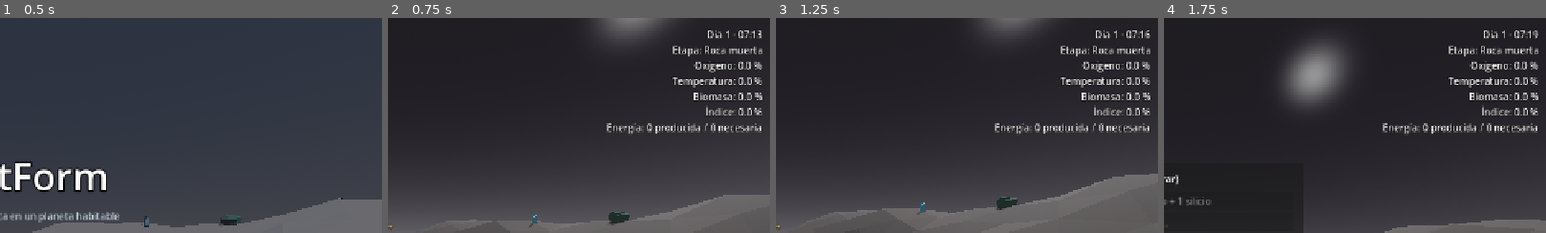
Above: before the commit, frames 1-4 (left to right).
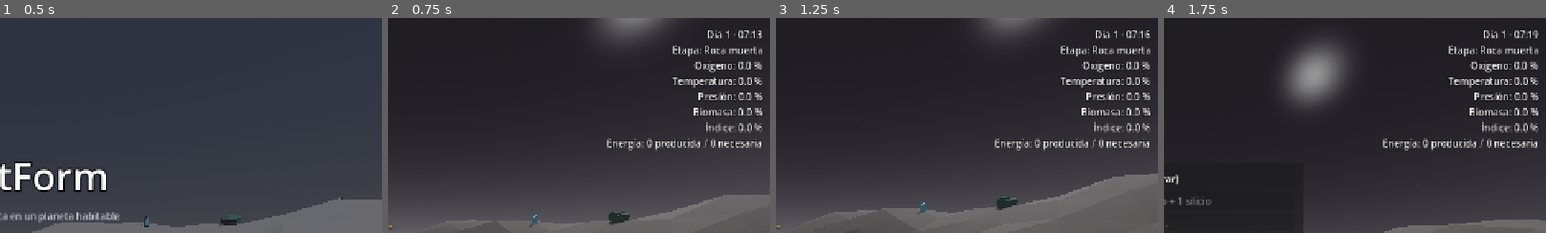
Above: after the commit, the same moments.

Repository: johnlobo/planetform
Game: Godot game, scene res://scenes/main.tscn
Two runs of this game, one before a commit and one after it. Both use one fixed random seed, a clock stepped at 60 frames per second and the inputs below.
Inputs (mouse positions are % of the whole screen's width and height, from its top left):
- Up to frame 1 (0.5 s): no input
- Up to frame 2 (0.75 s): click "Jugar" at 0.5 s
- Up to frame 3 (1.25 s): no input
- Up to frame 4 (1.75 s): tap Enter (ui_accept) at 1.25 s; move the mouse to (55, 50) at 1.27 s; hold W (move_forward) from 1.28 s (still down); hold Tab (craft) from 1.28 s (still down); click (55, 50) at 1.42 s; tap Space (jump) at 1.52 s
The pictures show only the part of the screen within x 50-100%, y 0-50%; the shares and areas given below are measured in that part.

Frame 1 is identical in both runs. In frame 2, 2.4% of the frame differs, in the area x 57-98%, y 34-62%; in frame 3, 2.4%; in frame 4, 2.5%.

Commit message:
Presión y pantallas de terraformación
- Nueva métrica: presión. La sube la perforadora de gases (etapa 0) y el
  compresor atmosférico (Deshielo, triple). Índice: 30 % oxígeno, 30 %
  temperatura, 20 % presión, 20 % biomasa. Las partidas antiguas empiezan
  con la presión que deja el índice igual que antes.
- Pantalla de terraformación (índice, etapa, siguiente etapa y barra por
  métrica) y monitores de oxígeno, calor, presión y biomasa en el menú de
  construcción, con iconos.
- La niebla se espesa con la presión; HUD y README al día.

Co-Authored-By: Claude Opus 5.5 (1M context) <noreply@anthropic.com>
Claude-Session: https://claude.ai/code/session_01A79pv1K92mPhWNjufYWETD

Diff:
--- a/scripts/game_state.gd
+++ b/scripts/game_state.gd
@@ -33,12 +33,14 @@
 	"panel": {"name": "Panel solar", "cost": {"hierro": 2, "silicio": 2}, "kind": "building", "stage": 0},
 	"generador": {"name": "Generador de oxígeno", "cost": {"hierro": 3, "hielo": 2}, "kind": "building", "stage": 0},
 	"calentador": {"name": "Calentador", "cost": {"hierro": 4, "silicio": 1}, "kind": "building", "stage": 1},
+	"perforadora": {"name": "Perforadora de gases", "cost": {"hierro": 3, "silicio": 1, "hielo": 1}, "kind": "building", "stage": 0},
 	"botella": {"name": "Botella de oxígeno", "cost": {"hielo": 1}, "kind": "consumable", "stage": 0},
 	# Deshielo
 	"tanque": {"name": "Tanque de oxígeno", "cost": {"hierro": 2, "cobre": 2}, "kind": "tool", "stage": 2},
 	"turbina": {"name": "Turbina eólica", "cost": {"hierro": 3, "cobre": 2}, "kind": "building", "stage": 2},
 	"generador_avanzado": {"name": "Generador avanzado", "cost": {"hierro": 4, "cobre": 3, "hielo": 3}, "kind": "building", "stage": 2},
 	"calentador_avanzado": {"name": "Calentador avanzado", "cost": {"hierro": 4, "cobre": 3, "silicio": 2}, "kind": "building", "stage": 2},
+	"compresor": {"name": "Compresor atmosférico", "cost": {"hierro": 4, "cobre": 3, "silicio": 2}, "kind": "building", "stage": 2},
 	"semillas": {"name": "Semillas de musgo", "cost": {"agua": 1, "silicio": 1}, "kind": "consumable", "stage": 2},
 	"guiso": {"name": "Guiso", "cost": {"verdura": 3, "agua": 1}, "kind": "consumable", "stage": 2},
 	"musgo": {"name": "Musgo", "cost": {"semillas": 1}, "kind": "building", "stage": 2},
@@ -49,14 +51,21 @@
 	"puerta": {"name": "Puerta", "cost": {"hierro": 2}, "kind": "fitting", "stage": 0},
 	"ventana": {"name": "Ventana", "cost": {"hierro": 1, "silicio": 2}, "kind": "fitting", "stage": 0},
 	"taquilla": {"name": "Taquilla", "cost": {"hierro": 3}, "kind": "building", "stage": 0},
+	# Pantallas que muestran cómo va el planeta.
+	"pantalla": {"name": "Pantalla de terraformación", "cost": {"hierro": 2, "silicio": 2}, "kind": "building", "stage": 0},
+	"monitor_oxigeno": {"name": "Monitor de oxígeno", "cost": {"hierro": 1, "silicio": 1}, "kind": "building", "stage": 0},
+	"monitor_calor": {"name": "Monitor de calor", "cost": {"hierro": 1, "silicio": 1}, "kind": "building", "stage": 0},
+	"monitor_presion": {"name": "Monitor de presión", "cost": {"hierro": 1, "silicio": 1}, "kind": "building", "stage": 0},
+	"monitor_biomasa": {"name": "Monitor de biomasa", "cost": {"hierro": 1, "silicio": 1}, "kind": "building", "stage": 0},
 }
 
 # Recetas que se colocan en el mundo en vez de ir al inventario.
 const PLACEABLE_KINDS := ["building", "module", "fitting"]
 
 # Efecto de cada construcción: energía que da (+) o gasta (-) y cuánto sube
-# cada métrica del planeta, en múltiplos de MACHINE_RATE. "solar" = no da
-# energía de noche. Lo que no gasta energía (el musgo) funciona siempre.
+# cada métrica del planeta, en múltiplos de MACHINE_RATE (la que no se pone
+# es 0). "solar" = no da energía de noche. Lo que no gasta energía (el musgo)
+# funciona siempre.
 const MACHINES := {
 	"panel": {"energy": 1, "oxygen": 0, "temperature": 0, "biomass": 0, "solar": true},
 	"turbina": {"energy": 3, "oxygen": 0, "temperature": 0, "biomass": 0},
@@ -64,6 +73,9 @@
 	"calentador": {"energy": -1, "oxygen": 0, "temperature": 1, "biomass": 0},
 	"generador_avanzado": {"energy": -2, "oxygen": 3, "temperature": 0, "biomass": 0},
 	"calentador_avanzado": {"energy": -2, "oxygen": 0, "temperature": 3, "biomass": 0},
+	# Presión: la perforadora saca gases del subsuelo; el compresor, el triple.
+	"perforadora": {"energy": -1, "oxygen": 0, "temperature": 0, "biomass": 0, "pressure": 1},
+	"compresor": {"energy": -2, "oxygen": 0, "temperature": 0, "biomass": 0, "pressure": 3},
 	# Guarda recursos: "storage" es cuántas unidades caben.
 	"taquilla": {"energy": 0, "oxygen": 0, "temperature": 0, "biomass": 0, "storage": 50},
 	# Deshielo: el musgo crece solo; el bancal, más rápido pero con energía.
@@ -73,7 +85,18 @@
 	"bomba": {"energy": -1, "oxygen": 0, "temperature": 0, "biomass": 0, "storage": 20, "produces": "agua", "produce_time": 6.0},
 	# El bancal, además de subir la biomasa, da verduras para comer.
 	"cultivo": {"energy": -1, "oxygen": 0, "temperature": 0, "biomass": 3, "storage": 12, "produces": "verdura", "produce_time": 20.0},
+	# Pantallas: no gastan energía. "display" es lo que enseñan: una métrica
+	# o "index" para el índice con todas las métricas.
+	"pantalla": {"energy": 0, "oxygen": 0, "temperature": 0, "biomass": 0, "display": "index"},
+	"monitor_oxigeno": {"energy": 0, "oxygen": 0, "temperature": 0, "biomass": 0, "display": "oxygen"},
+	"monitor_calor": {"energy": 0, "oxygen": 0, "temperature": 0, "biomass": 0, "display": "temperature"},
+	"monitor_presion": {"energy": 0, "oxygen": 0, "temperature": 0, "biomass": 0, "display": "pressure"},
+	"monitor_biomasa": {"energy": 0, "oxygen": 0, "temperature": 0, "biomass": 0, "display": "biomass"},
 }
+
+# Métricas del planeta, en el orden en que salen en la interfaz.
+const METRICS := ["oxygen", "temperature", "pressure", "biomass"]
+const METRIC_NAMES := {"oxygen": "Oxígeno", "temperature": "Temperatura", "pressure": "Presión", "biomass": "Biomasa"}
 
 # Comida: cuánto quita el hambre cada cosa. Al comer (F) se toma la primera
 # de esta lista que haya en la mochila.
@@ -106,7 +129,7 @@
 const START_RATIONS := 5
 # Peso de cada métrica en el índice de terraformación. Sin biomasa se llega
 # como mucho al 80 %: para que el planeta sea habitable hacen falta plantas.
-const INDEX_WEIGHTS := {"oxygen": 0.4, "temperature": 0.4, "biomass": 0.2}
+const INDEX_WEIGHTS := {"oxygen": 0.3, "temperature": 0.3, "pressure": 0.2, "biomass": 0.2}
 # Día y noche
 const DAY_LENGTH := 240.0 # segundos por día completo
 const START_TIME := 0.3 # 0 = medianoche, 0.5 = mediodía
@@ -130,6 +153,7 @@
 var oxygen := 0.0
 var temperature := 0.0
 var biomass := 0.0
+var pressure := 0.0
 var player_oxygen := PLAYER_O2_MAX
 var stage := 0
 var finished := false
@@ -185,9 +209,8 @@
 	if finished or dead:
 		return
 	if not machine_counts.is_empty():
-		oxygen = minf(100.0, oxygen + _rate("oxygen") * delta)
-		temperature = minf(100.0, temperature + _rate("temperature") * delta)
-		biomass = minf(100.0, biomass + _rate("biomass") * delta)
+		for metric in METRICS:
+			set(metric, minf(100.0, float(get(metric)) + metric_rate(metric) * delta))
 		planet_changed.emit()
 		_update_stage()
 
@@ -331,8 +354,10 @@
 
 
 func terraform_index() -> float:
-	return oxygen * INDEX_WEIGHTS["oxygen"] + temperature * INDEX_WEIGHTS["temperature"] \
-			+ biomass * INDEX_WEIGHTS["biomass"]
+	var index := 0.0
+	for metric in METRICS:
+		index += float(get(metric)) * INDEX_WEIGHTS[metric]
+	return index
 
 
 func player_o2_max() -> float:
@@ -365,11 +390,11 @@
 
 ## Puntos por segundo que suben la métrica. Las máquinas que gastan energía
 ## van al ritmo de la energía que reciben; las que no la gastan, siempre.
-func _rate(metric: String) -> float:
+func metric_rate(metric: String) -> float:
 	var ratio := energy_ratio()
 	var total := 0.0
 	for kind in machine_counts:
-		var amount := float(MACHINES[kind][metric]) * int(machine_counts[kind])
+		var amount := float(MACHINES[kind].get(metric, 0)) * int(machine_counts[kind])
 		if int(MACHINES[kind]["energy"]) < 0:
 			amount *= ratio
 		total += amount
@@ -543,6 +568,7 @@
 		"oxygen": oxygen,
 		"temperature": temperature,
 		"biomass": biomass,
+		"pressure": pressure,
 		"player_oxygen": player_oxygen,
 		"stage": stage,
 		"time_of_day": time_of_day,
@@ -587,6 +613,9 @@
 	oxygen = float(data.get("oxygen", 0.0))
 	temperature = float(data.get("temperature", 0.0))
 	biomass = float(data.get("biomass", 0.0))
+	# Una partida de antes de la presión empieza con la que deja el índice
+	# igual que antes (pesaban 40 % el oxígeno y la temperatura).
+	pressure = float(data.get("pressure", minf(100.0, (oxygen + temperature) / 2.0)))
 	player_oxygen = float(data.get("player_oxygen", PLAYER_O2_MAX))
 	stage = int(data.get("stage", 0))
 	time_of_day = float(data.get("time_of_day", START_TIME))
@@ -634,6 +663,7 @@
 	oxygen = 0.0
 	temperature = 0.0
 	biomass = 0.0
+	pressure = 0.0
 	player_oxygen = PLAYER_O2_MAX
 	stage = 0
 	finished = false
--- a/scripts/hud.gd
+++ b/scripts/hud.gd
@@ -7,7 +7,7 @@
 
 const MESSAGE_TIME := 4.0
 const ICON_SIZE := 96
-const BUILD_COLUMNS := 5
+const BUILD_COLUMNS := 7
 const MODE_COLORS := {
 	"recoger": Color(1.0, 0.85, 0.55),
 	"construir": Color(0.55, 0.88, 1.0),
@@ -166,8 +166,8 @@
 	elif _open_panel == locker_panel and _locker.stored_total() != _locker_total:
 		# La bomba y el bancal siguen produciendo con el panel abierto.
 		_refresh_locker()
-	planet_label.text = Game.clock_text() + ("  (noche)" if Game.is_night() else "") + "\nEtapa: %s\nOxígeno: %.1f %%\nTemperatura: %.1f %%\nBiomasa: %.1f %%\nÍndice: %.1f %%\nEnergía: %d producida / %d necesaria" % [
-		Game.STAGES[Game.stage]["name"], Game.oxygen, Game.temperature, Game.biomass,
+	planet_label.text = Game.clock_text() + ("  (noche)" if Game.is_night() else "") + "\nEtapa: %s\nOxígeno: %.1f %%\nTemperatura: %.1f %%\nPresión: %.1f %%\nBiomasa: %.1f %%\nÍndice: %.1f %%\nEnergía: %d producida / %d necesaria" % [
+		Game.STAGES[Game.stage]["name"], Game.oxygen, Game.temperature, Game.pressure, Game.biomass,
 		Game.terraform_index(), Game.energy_supply(), Game.energy_demand()]
 	if message_timer > 0.0:
 		message_timer -= delta
@@ -420,6 +420,11 @@
 				tip += "\nDa %d de energía" % energy
 			elif energy < 0:
 				tip += "\nGasta %d de energía" % -energy
+			for metric in Game.METRICS:
+				if float(Game.MACHINES[id].get(metric, 0)) > 0.0:
+					tip += "\nSube: %s" % String(Game.METRIC_NAMES[metric]).to_lower()
+			if Game.MACHINES[id].has("display"):
+				tip += "\nMuestra cómo va el planeta"
 		button.tooltip_text = tip
 		var box := VBoxContainer.new()
 		box.set_anchors_and_offsets_preset(Control.PRESET_FULL_RECT)
--- a/scripts/icons.gd
+++ b/scripts/icons.gd
@@ -89,6 +89,9 @@
 	var machine := Machine.new()
 	machine.setup(kind)
 	machine.set_process(false)
+	if Game.MACHINES[kind].has("display"):
+		# Barras a medias para que se vea que es una pantalla.
+		machine.update_screen(0.6)
 	# Sin colisión: en este mundo aparte no tiene nada con lo que chocar.
 	machine.collision_layer = 0
 	return machine
--- a/scripts/machine.gd
+++ b/scripts/machine.gd
@@ -1,6 +1,6 @@
 extends StaticBody3D
 ## Construcción colocada por el jugador (panel, generador, calentador,
-## taquilla, musgo, bomba de agua...).
+## taquilla, musgo, bomba de agua, pantallas...).
 
 var kind := "panel"
 ## Entrada de Game.machines que se guarda con la partida. En las taquillas
@@ -9,6 +9,9 @@
 ## Caja que ocupa en el suelo (ancho, alto, fondo), para comprobar dónde cabe.
 var footprint := Vector3.ONE
 var _spinner: Node3D
+# Pieza que gira sobre el eje vertical (broca de la perforadora, ventilador
+# del compresor).
+var _rotor: Node3D
 # La bomba de agua: cabezal que sube y baja.
 var _piston: Node3D
 # Segundos acumulados de producción (agua de la bomba, verduras del bancal).
@@ -18,6 +21,21 @@
 # El musgo nace pequeño y crece hasta su tamaño en GROW_TIME segundos.
 var _growth := 1.0
 const GROW_TIME := 40.0
+# Pantallas: barras que se rellenan, [{"metric", "fill", "left", "width"}]
+# (con "value", el texto con la cifra), y textos que cambian.
+var _bars: Array = []
+var _screen_title: Label3D
+var _screen_value: Label3D
+var _screen_rate: Label3D
+var _screen_time := 0.0
+const SCREEN_REFRESH := 0.25 # segundos entre actualizaciones de la pantalla
+const METRIC_COLORS := {
+	"index": Color(1.0, 0.85, 0.4),
+	"oxygen": Color(0.4, 0.85, 1.0),
+	"temperature": Color(1.0, 0.55, 0.2),
+	"pressure": Color(0.75, 0.6, 1.0),
+	"biomass": Color(0.45, 0.9, 0.35),
+}
 
 
 func setup(machine_kind: String) -> void:
@@ -90,6 +108,118 @@
 			material.emission_enabled = true
 			material.emission = Color(0.8, 0.25, 0.05)
 			shape.size = Vector3(2.0, 2.4, 2.0)
+		"perforadora":
+			# Torre de perforación con la broca girando y un respiradero de gas.
+			var base := BoxMesh.new()
+			base.size = Vector3(1.6, 0.3, 1.6)
+			mesh_instance.mesh = base
+			mesh_instance.position.y = 0.15
+			material.albedo_color = Color(0.45, 0.47, 0.5)
+			shape.size = Vector3(1.6, 3.0, 1.6)
+			var frame := StandardMaterial3D.new()
+			frame.albedo_color = Color(0.95, 0.7, 0.15)
+			for corner in [Vector3(-0.6, 0, -0.6), Vector3(0.6, 0, -0.6), Vector3(-0.6, 0, 0.6), Vector3(0.6, 0, 0.6)]:
+				var leg := BoxMesh.new()
+				leg.size = Vector3(0.1, 2.7, 0.1)
+				var part := _mesh(leg, Vector3(corner.x * 0.67, 1.6, corner.z * 0.67), frame)
+				# Patas inclinadas hacia el centro: torre en forma de pirámide.
+				part.rotation = Vector3(-corner.z * 0.25, 0, corner.x * 0.25)
+			_detail(Vector3(0.5, 0.15, 0.5), Vector3(0, 2.95, 0), frame)
+			_rotor = Node3D.new()
+			_rotor.position.y = 0.3
+			add_child(_rotor)
+			var bit := CylinderMesh.new()
+			bit.top_radius = 0.12
+			bit.bottom_radius = 0.03
+			bit.height = 2.4
+			bit.radial_segments = 5
+			var steel := StandardMaterial3D.new()
+			steel.albedo_color = Color(0.7, 0.72, 0.75)
+			steel.metallic = 0.6
+			_mesh(bit, Vector3(0, 1.1, 0), steel, _rotor)
+			var arm := BoxMesh.new()
+			arm.size = Vector3(0.5, 0.06, 0.06)
+			_mesh(arm, Vector3(0, 2.2, 0), frame, _rotor)
+			var gas := StandardMaterial3D.new()
+			gas.albedo_color = Color(0.75, 0.6, 1.0)
+			gas.emission_enabled = true
+			gas.emission = Color(0.45, 0.3, 0.8)
+			var vent := CylinderMesh.new()
+			vent.top_radius = 0.12
+			vent.bottom_radius = 0.16
+			vent.height = 0.8
+			vent.radial_segments = 6
+			_mesh(vent, Vector3(0.6, 0.7, 0.6), material)
+			var glow := CylinderMesh.new()
+			glow.top_radius = 0.1
+			glow.bottom_radius = 0.1
+			glow.height = 0.05
+			glow.radial_segments = 6
+			_mesh(glow, Vector3(0.6, 1.11, 0.6), gas)
+		"compresor":
+			# Dos tanques tumbados y un ventilador grande encima.
+			var plinth := BoxMesh.new()
+			plinth.size = Vector3(2.2, 0.4, 1.8)
+			mesh_instance.mesh = plinth
+			mesh_instance.position.y = 0.2
+			material.albedo_color = Color(0.4, 0.42, 0.48)
+			shape.size = Vector3(2.2, 2.4, 1.8)
+			var tank_material := StandardMaterial3D.new()
+			tank_material.albedo_color = Color(0.6, 0.5, 0.85)
+			tank_material.metallic = 0.4
+			tank_material.roughness = 0.45
+			for sz in [-0.45, 0.45]:
+				var tank := CapsuleMesh.new()
+				tank.radius = 0.38
+				tank.height = 2.0
+				tank.radial_segments = 8
+				tank.rings = 2
+				var part := _mesh(tank, Vector3(0, 0.8, sz), tank_material)
+				part.rotation_degrees.z = 90.0
+			var housing := CylinderMesh.new()
+			housing.top_radius = 0.65
+			housing.bottom_radius = 0.65
+			housing.height = 0.5
+			housing.radial_segments = 8
+			_mesh(housing, Vector3(0, 1.6, 0), material)
+			_rotor = Node3D.new()
+			_rotor.position.y = 1.9
+			add_child(_rotor)
+			var light_metal := StandardMaterial3D.new()
+			light_metal.albedo_color = Color(0.85, 0.87, 0.9)
+			for i in 3:
+				var blade := BoxMesh.new()
+				blade.size = Vector3(1.1, 0.04, 0.22)
+				var part := _mesh(blade, Vector3.ZERO, light_metal, _rotor)
+				part.rotation_degrees = Vector3(12.0, i * 60.0, 0)
+			var gas := StandardMaterial3D.new()
+			gas.albedo_color = Color(0.75, 0.6, 1.0)
+			gas.emission_enabled = true
+			gas.emission = Color(0.45, 0.3, 0.8)
+			_detail(Vector3(0.5, 0.12, 0.04), Vector3(0, 0.25, -0.91), gas)
+		"pantalla":
+			mesh_instance.mesh = _build_screen(Vector2(1.8, 1.2), 1.7, material)
+			mesh_instance.position.y = mesh_instance.mesh.size.y / 2.0
+			shape.size = Vector3(1.9, 2.4, 0.4)
+			_screen_title = _screen_label("", Vector2(0, 0.48), 34, HORIZONTAL_ALIGNMENT_CENTER)
+			_screen_value = _screen_label("", Vector2(-0.82, 0.3), 30, HORIZONTAL_ALIGNMENT_LEFT)
+			_add_bar("index", Vector2(-0.82, 0.16), 1.64, 0.1)
+			for i in Game.METRICS.size():
+				var metric: String = Game.METRICS[i]
+				var y := -0.03 - i * 0.15
+				_screen_label(Game.METRIC_NAMES[metric], Vector2(-0.82, y), 24, HORIZONTAL_ALIGNMENT_LEFT, METRIC_COLORS[metric])
+				_add_bar(metric, Vector2(-0.3, y), 0.82, 0.07)
+				_bars[-1]["value"] = _screen_label("", Vector2(0.82, y), 24, HORIZONTAL_ALIGNMENT_RIGHT, METRIC_COLORS[metric])
+		"monitor_oxigeno", "monitor_calor", "monitor_presion", "monitor_biomasa":
+			mesh_instance.mesh = _build_screen(Vector2(1.0, 0.75), 1.45, material)
+			mesh_instance.position.y = mesh_instance.mesh.size.y / 2.0
+			shape.size = Vector3(1.1, 1.9, 0.4)
+			var metric := String(Game.MACHINES[kind]["display"])
+			var color: Color = METRIC_COLORS[metric]
+			_screen_title = _screen_label(String(Game.METRIC_NAMES[metric]).to_upper(), Vector2(0, 0.26), 30, HORIZONTAL_ALIGNMENT_CENTER, color)
+			_screen_value = _screen_label("", Vector2(0, 0.07), 64, HORIZONTAL_ALIGNMENT_CENTER, color)
+			_add_bar(metric, Vector2(-0.4, -0.13), 0.8, 0.08)
+			_screen_rate = _screen_label("", Vector2(0, -0.27), 22, HORIZONTAL_ALIGNMENT_CENTER)
 		"taquilla":
 			var cabinet := BoxMesh.new()
 			cabinet.size = Vector3(0.8, 1.9, 0.6)
@@ -199,6 +329,8 @@
 	collision.position.y = shape.size.y / 2.0
 	add_child(collision)
 	footprint = shape.size
+	if Game.MACHINES[kind].has("display"):
+		update_screen()
 
 
 ## Puertas, rendijas, tiradores y una franja naranja en el frente (-Z).
@@ -219,10 +351,106 @@
 	_detail(Vector3(0.82, 0.08, 0.62), Vector3(0, 0.12, 0), accent)
 
 
-func _detail(size: Vector3, pos: Vector3, material: Material) -> void:
+func _detail(size: Vector3, pos: Vector3, material: Material) -> MeshInstance3D:
 	var box := BoxMesh.new()
 	box.size = size
-	_mesh(box, pos, material)
+	return _mesh(box, pos, material)
+
+
+# Altura del centro de la pantalla que se está construyendo, para colocar
+# textos y barras relativos a él.
+var _screen_center := 0.0
+
+
+## Marco, cristal oscuro y peana de una pantalla de tamaño "size" con el
+## centro a la altura "center". La cara que se mira es la delantera (-Z).
+## Devuelve el poste, que es la malla principal con el material dado.
+func _build_screen(size: Vector2, center: float, material: StandardMaterial3D) -> BoxMesh:
+	_screen_center = center
+	material.albedo_color = Color(0.35, 0.38, 0.42)
+	material.metallic = 0.3
+	var frame := StandardMaterial3D.new()
+	frame.albedo_color = Color(0.22, 0.24, 0.27)
+	_detail(Vector3(size.x + 0.1, size.y + 0.1, 0.12), Vector3(0, center, 0), frame)
+	var foot := StandardMaterial3D.new()
+	foot.albedo_color = Color(0.3, 0.32, 0.36)
+	_detail(Vector3(0.6, 0.06, 0.4), Vector3(0, 0.03, 0), foot)
+	var glass := StandardMaterial3D.new()
+	glass.albedo_color = Color(0.03, 0.06, 0.09)
+	glass.emission_enabled = true
+	glass.emission = Color(0.02, 0.05, 0.08)
+	glass.roughness = 0.2
+	_detail(Vector3(size.x, size.y, 0.01), Vector3(0, center, -0.065), glass)
+	var post := BoxMesh.new()
+	post.size = Vector3(0.12, center - size.y / 2.0, 0.12)
+	return post
+
+
+## Texto en la cara de la pantalla. "pos" va relativa al centro de la pantalla.
+func _screen_label(text: String, pos: Vector2, size: int, align: HorizontalAlignment,
+		color := Color(0.85, 0.92, 1.0)) -> Label3D:
+	var label := Label3D.new()
+	label.text = text
+	label.font_size = size
+	label.pixel_size = 0.0025
+	label.outline_size = 0
+	label.modulate = color
+	label.horizontal_alignment = align
+	label.double_sided = false
+	# Label3D mira hacia +Z; se gira para que se lea desde delante (-Z).
+	label.rotation_degrees.y = 180.0
+	# "pos" es como se ve de frente: con el giro, su x va al revés en el modelo.
+	label.position = Vector3(-pos.x, _screen_center + pos.y, -0.075)
+	add_child(label)
+	return label
+
+
+## Barra horizontal que empieza en "pos" (borde izquierdo, visto de frente).
+func _add_bar(metric: String, pos: Vector2, width: float, height: float) -> void:
+	var back := StandardMaterial3D.new()
+	back.albedo_color = Color(0.12, 0.15, 0.2)
+	back.shading_mode = BaseMaterial3D.SHADING_MODE_UNSHADED
+	# Vista de frente la x crece hacia la izquierda del modelo: se invierte.
+	var left := -pos.x
+	_detail(Vector3(width, height, 0.01), Vector3(left - width / 2.0, _screen_center + pos.y, -0.072), back)
+	var color: Color = METRIC_COLORS[metric]
+	var bright := StandardMaterial3D.new()
+	bright.albedo_color = color
+	bright.shading_mode = BaseMaterial3D.SHADING_MODE_UNSHADED
+	var fill := _detail(Vector3(width, height, 0.01), Vector3(left, _screen_center + pos.y, -0.078), bright)
+	_bars.append({"metric": metric, "fill": fill, "left": left, "width": width})
+
+
+## Pone al día textos y barras. "sample" (0 a 1) rellena todo a ese valor,
+## para los iconos del menú.
+func update_screen(sample := -1.0) -> void:
+	for bar in _bars:
+		var metric := String(bar["metric"])
+		var value := sample * 100.0 if sample >= 0.0 else _metric_value(metric)
+		var part := clampf(value / 100.0, 0.0, 1.0)
+		var fill: MeshInstance3D = bar["fill"]
+		fill.visible = part > 0.0
+		fill.scale.x = maxf(part, 0.001)
+		fill.position.x = float(bar["left"]) - float(bar["width"]) * part / 2.0
+		if bar.has("value"):
+			bar["value"].text = "%d %%" % floori(value)
+	var display := String(Game.MACHINES[kind]["display"])
+	var value := sample * 100.0 if sample >= 0.0 else _metric_value(display)
+	if display == "index":
+		var stage: int = Game.stage
+		_screen_title.text = "TERRAFORMACIÓN · %s" % Game.STAGES[stage]["name"]
+		if stage + 1 < Game.STAGES.size():
+			_screen_value.text = "Índice %.1f %%  ·  %s al %d %%" % [value, Game.STAGES[stage + 1]["name"], int(Game.STAGES[stage + 1]["threshold"])]
+		else:
+			_screen_value.text = "Índice %.1f %%  ·  planeta habitable" % value
+	else:
+		_screen_value.text = "%.1f %%" % value
+		var rate := 1.5 if sample >= 0.0 else Game.metric_rate(display) * 60.0
+		_screen_rate.text = "+%.1f %% por minuto" % rate if rate > 0.0 else "sin máquinas en marcha"
+
+
+func _metric_value(metric: String) -> float:
+	return Game.terraform_index() if metric == "index" else float(Game.get(metric))
 
 
 func _mesh(mesh: Mesh, pos: Vector3, material: Material, parent: Node3D = null) -> MeshInstance3D:
@@ -300,11 +528,21 @@
 		elif child is MeshInstance3D:
 			child.material_override = material
 			child.cast_shadow = GeometryInstance3D.SHADOW_CASTING_SETTING_OFF
+		elif child is Label3D:
+			child.visible = false
+	_bars.clear()
 
 
 func _process(delta: float) -> void:
 	if _spinner:
 		_spinner.rotate_z(delta * 2.0)
+	if _rotor and Game.energy_ratio() > 0.0:
+		_rotor.rotate_y(delta * 4.0 * Game.energy_ratio())
+	if _bars.size() > 0:
+		_screen_time -= delta
+		if _screen_time <= 0.0:
+			_screen_time = SCREEN_REFRESH
+			update_screen()
 	if _growth < 1.0:
 		_growth = minf(1.0, _growth + delta / GROW_TIME)
 		scale = Vector3.ONE * lerpf(0.3, 1.0, _growth)
@@ -339,6 +577,11 @@
 		if Game.MACHINES[kind].has("produces") and Game.energy_ratio() <= 0.0:
 			state = " · sin energía"
 		return "%s · %d / %d%s · E o clic para abrir" % [recipe_name, stored_total(), capacity(), state]
+	var display := String(Game.MACHINES[kind].get("display", ""))
+	if display == "index":
+		return "%s · índice %.1f %%" % [recipe_name, Game.terraform_index()]
+	if display != "":
+		return "%s · %.1f %%" % [recipe_name, float(Game.get(display))]
 	var energy := int(Game.MACHINES[kind]["energy"])
 	if energy == 0:
 		return "%s · creciendo" % recipe_name if _growth < 1.0 else recipe_name
--- a/scripts/main.gd
+++ b/scripts/main.gd
@@ -111,8 +111,8 @@
 	sky_material.ground_horizon_color = sky_material.sky_horizon_color
 	sky_material.ground_bottom_color = sky_material.sky_horizon_color.darkened(0.5)
 	environment.fog_light_color = sky_material.sky_horizon_color
-	# Con atmósfera la niebla es más densa: el aire se ve.
-	environment.fog_density = lerpf(0.004, 0.009, t)
+	# Con más presión la atmósfera es más densa: el aire se ve.
+	environment.fog_density = lerpf(0.004, 0.009, Game.pressure / 100.0)
 	# De noche queda algo de luz azulada para que se vea el terreno.
 	environment.ambient_light_color = sky.lightened(0.3).lerp(Color(0.25, 0.3, 0.5), night * 0.8)
 	environment.ambient_light_energy = lerpf(0.6, 0.35, night)
Not shown, changed: README.md
